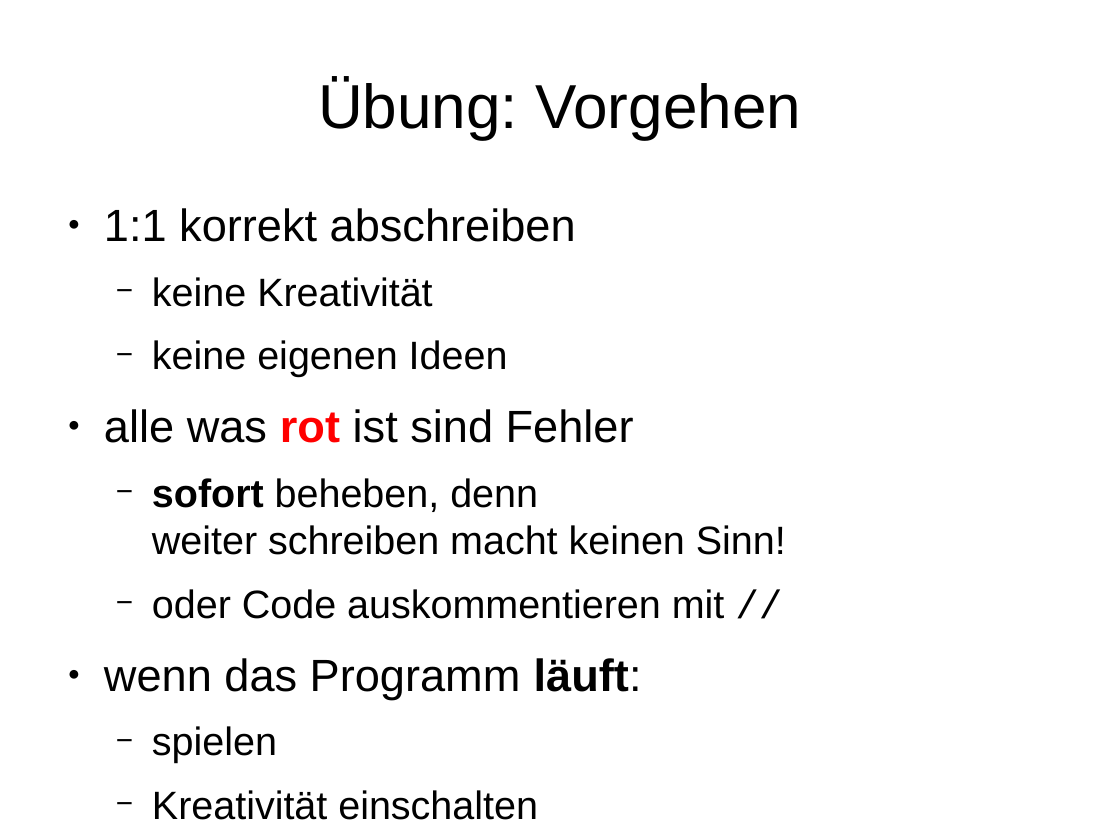
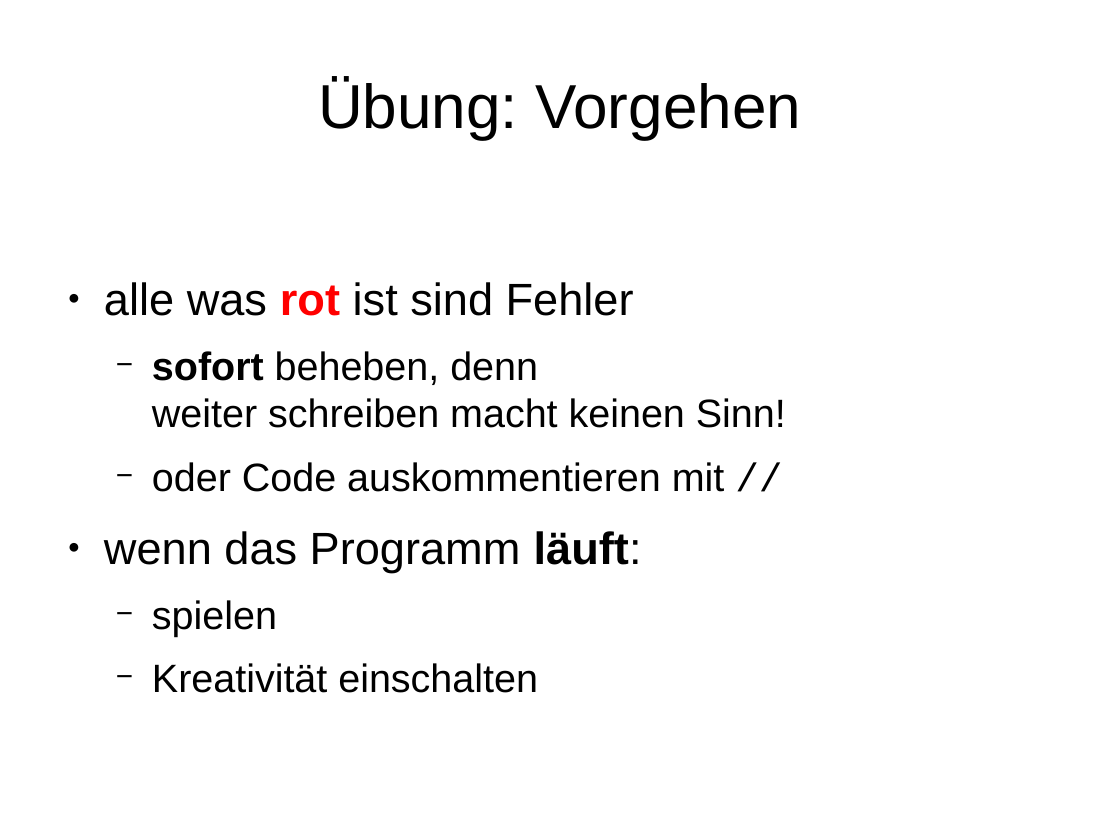
Before and after one commit to mn-io/hello-java, a slide deck: slide 22 of Folien.odp. Drawn at 1120x840 pixels with LibreOffice and Linux fonts; fonts in the diff are those of the drawing. Boxes give left, top, right and bottom in pixels: in the first picture for what was removed or moved away, otherwise in the second. Text is boxed around its words. In the diff, an @@ line names an element or a change of style, - is before the commit and + after.

```diff
--- a/Folien.odp
+++ b/Folien.odp
@@ text at (x1=104, y1=208, x2=576, y2=377): paragraphs removed @@
-● 1:1 korrekt abschreiben
-  − keine Kreativität
-  − keine eigenen Ideen
```
Also in this commit, not shown: 9 other slides changed, 2 slides added, 7 other files.
